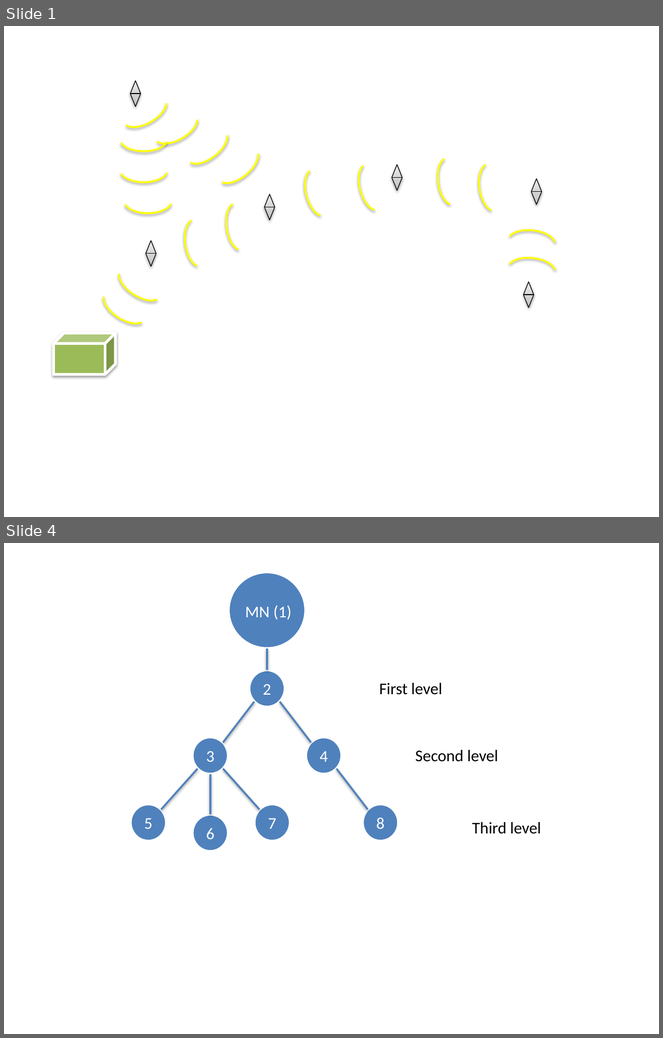
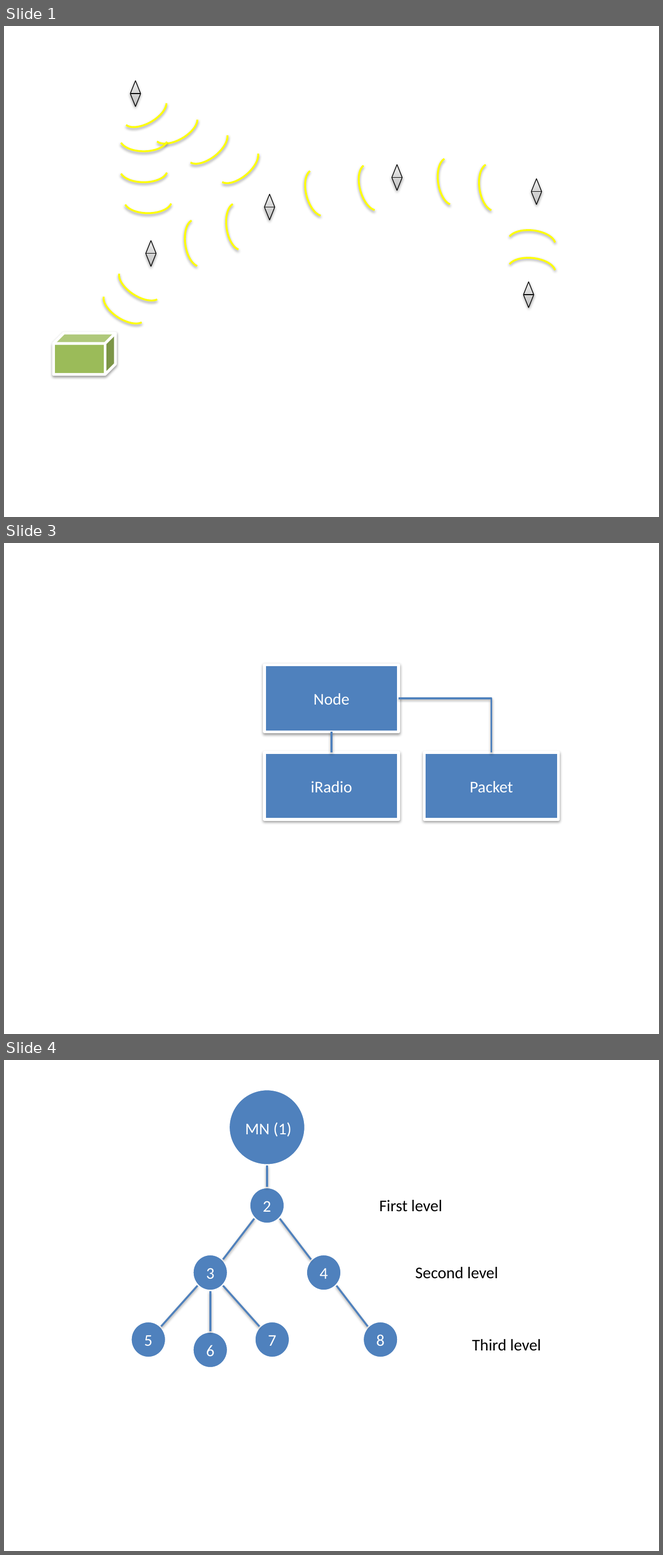
Before and after one commit to bjornops/sw513e15, a slide deck: Rapport/figures/Golf_course_1_representation.pptx. Shown one above the other, each under a label of ours: slides 1 and 4 before the commit, slides 1, 3 and 4 after it; the slides between them are not shown. The pictures are 663x1038 and 663x1555 pixels, drawn with LibreOffice and Linux fonts; fonts in the diff are those of the drawing. Boxes give left, top, right and bottom in pixels: in the first picture for what was removed or moved away, otherwise in the second. Text is boxed around its words. In the diff, an @@ line names an element or a change of style, - is before the commit and + after.

```diff
--- a/Rapport/figures/Golf_course_1_representation.pptx
+++ b/Rapport/figures/Golf_course_1_representation.pptx
@@ slide 3 added at bbox=[4, 543, 659, 1034], background #FFFFFF @@
@@ rectangle added at bbox=[265, 665, 399, 732], fill #4F81BD, outline #FFFFFF 3 pt, 18 pt, text #FFFFFF @@
+Node
@@ elbow line added from (399, 698) to (491, 753), #4F81BD 2 pt @@
@@ line added from (332, 732) to (332, 753), #4F81BD 2 pt @@
@@ rectangle added at bbox=[265, 753, 399, 820], fill #4F81BD, outline #FFFFFF 3 pt, 18 pt, text #FFFFFF @@
+iRadio
@@ rectangle added at bbox=[425, 753, 559, 820], fill #4F81BD, outline #FFFFFF 3 pt, 18 pt, text #FFFFFF @@
+Packet
```
Also in this commit, not shown: 1 other slide added, 2 slides removed, 3 other files.
